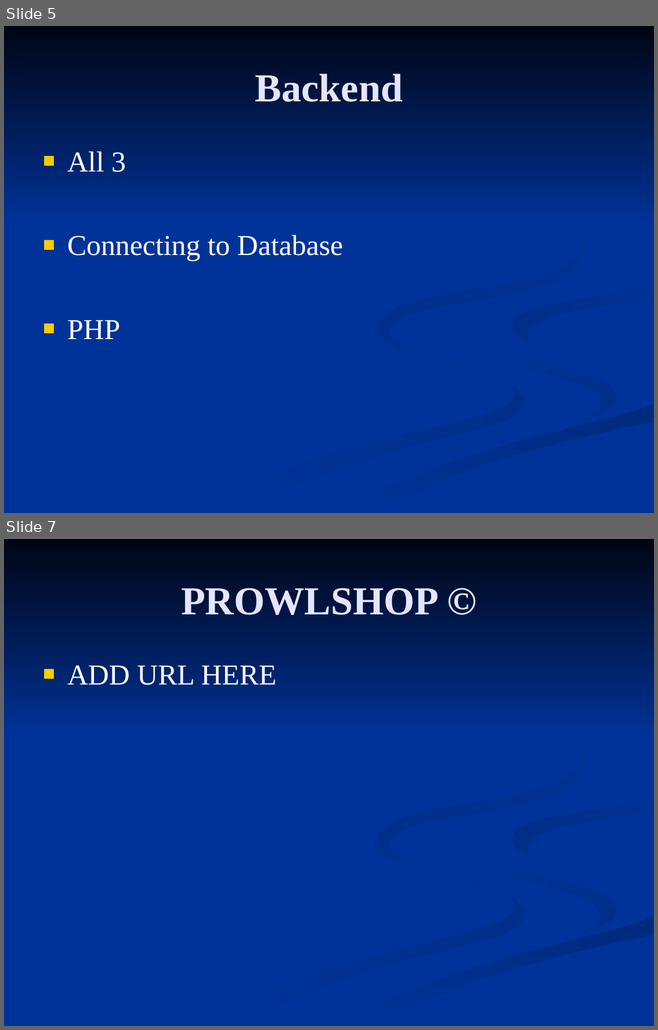
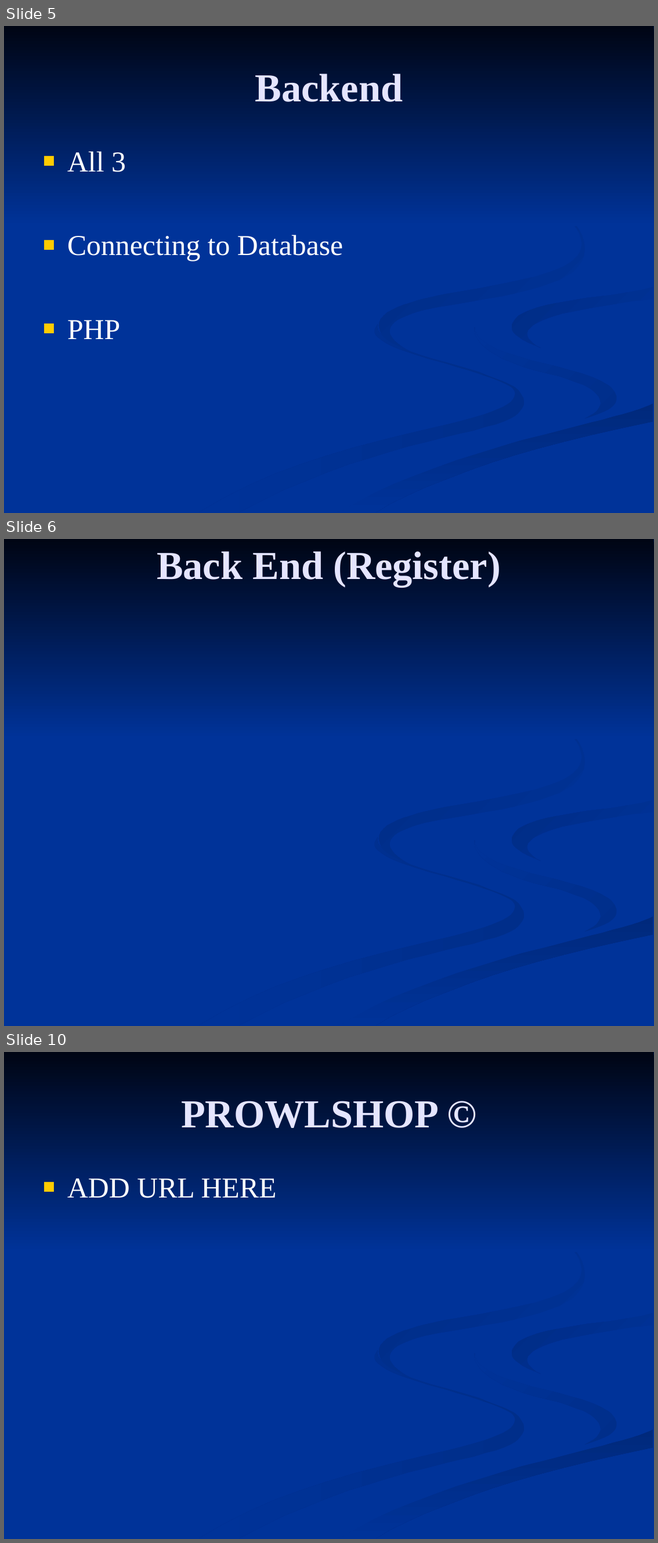
Before and after one commit to mcarbajal2/CSC4370_Final_Project, a slide deck: Final Project.ppt. Shown one above the other, each under a label of ours: slides 5 and 7 before the commit, slides 5, 6 and 10 after it; the slides between them are not shown. The pictures are 658x1030 and 658x1543 pixels, drawn with LibreOffice and Linux fonts; fonts in the diff are those of the drawing; background and template pictures are left out. Boxes give left, top, right and bottom in pixels: in the first picture for what was removed or moved away, otherwise in the second. Text is boxed around its words. In the diff, an @@ line names an element or a change of style, - is before the commit and + after.

```diff
--- a/Final Project.ppt
+++ b/Final Project.ppt
@@ slide 6 added at (x1=4, y1=539, x2=654, y2=1026), background picture (left out); not listed: 7 template elements that a slide beside it also shows @@
@@ title added at (x1=157, y1=551, x2=500, y2=587), 44 pt, text #E5E5FF, bold @@
+Back End (Register)
@@ what was slide 7 is now slide 10 @@
```
Also in this commit, not shown: 1 slide changed, 2 other slides added.
